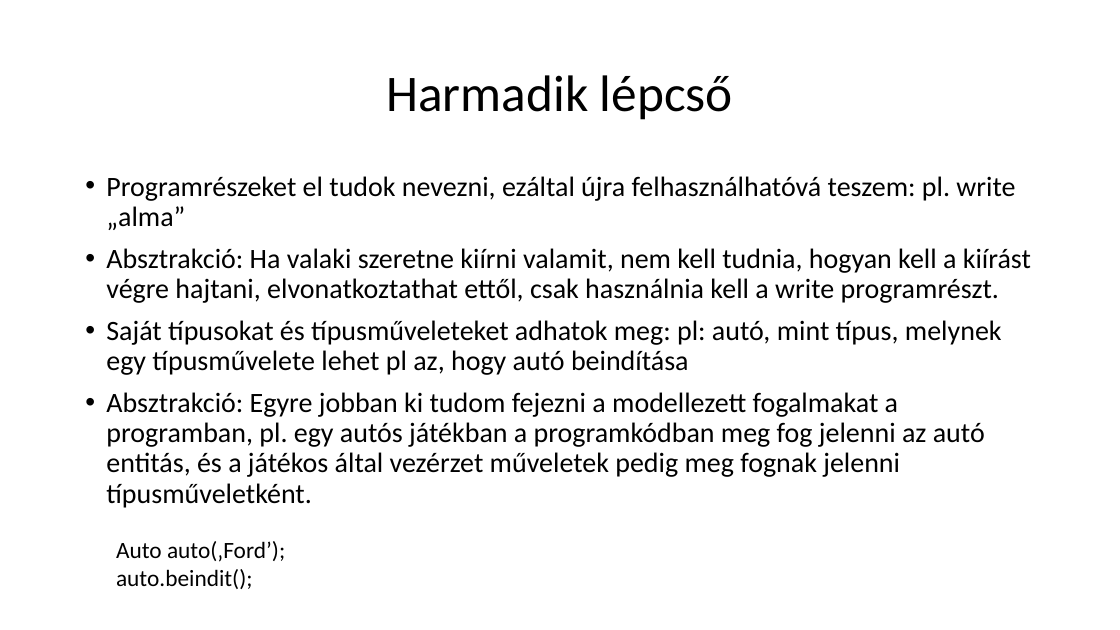
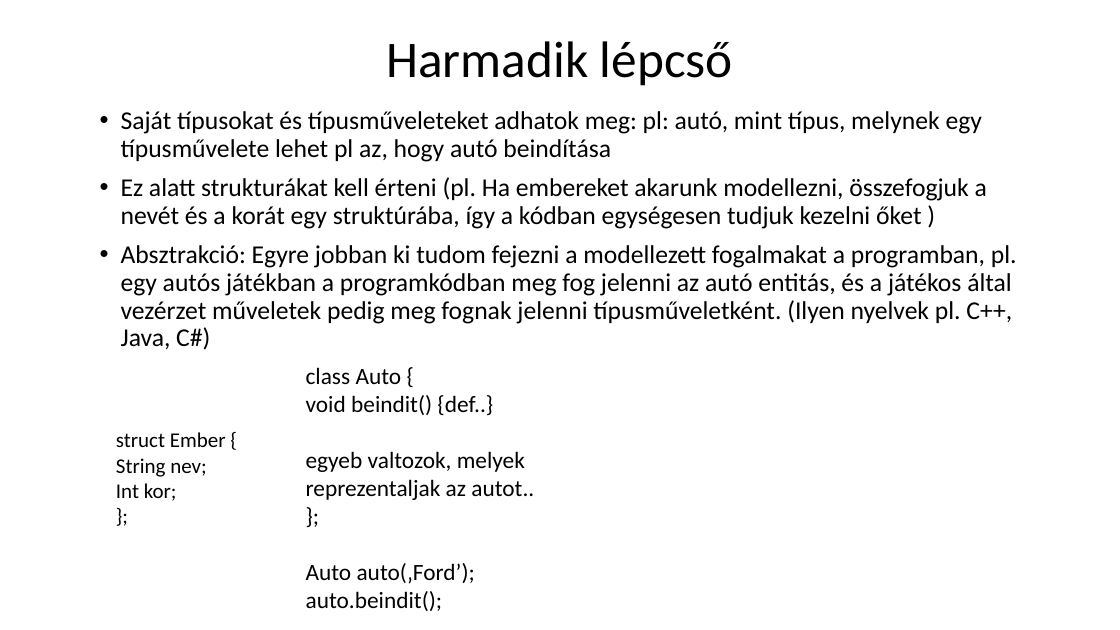
Before and after one commit to nagyandras95/Egyetem, a slide deck: slide 11 of efop/03/Absztakciós szintek a programozásban.pptx (slide 10 before the commit). Drawn at 1120x630 pixels with LibreOffice and Linux fonts; fonts in the diff are those of the drawing. Boxes give left, top, right and bottom in pixels: in the first picture for what was removed or moved away, otherwise in the second. Text is boxed around its words. In the diff, an @@ line names an element or a change of style, - is before the commit and + after.

Commit message:
Complate absztrak ea

```diff
--- a/efop/03/Absztakciós szintek a programozásban.pptx
+++ b/efop/03/Absztakciós szintek a programozásban.pptx
@@ title "Harmadik lépcső": place and size @@
-title "Harmadik lépcső" at box(386, 75, 733, 120)
+title "Harmadik lépcső" at box(386, 41, 733, 86)
@@ text "Saját típusokat és típusműveleteket adhatok ...": place and size @@
-text "Saját típusokat és típusműveleteket adhatok ..." at box(106, 176, 1031, 508)
+text "Saját típusokat és típusműveleteket adhatok ..." at box(121, 111, 1017, 350)
@@ text at box(121, 111, 982, 162): size 24 to 22 pt in "Saját típusokat és típusműveleteket adhatok meg: pl: ..." @@
@@ text at box(106, 176, 1031, 303): paragraphs removed @@
-• Programrészeket el tudok nevezni, ezáltal újra felhasználhatóvá teszem: pl. write „alma”
-• Absztrakció: Ha valaki szeretne kiírni valamit, nem kell tudnia, hogyan kell a kiírást végre hajtani, elvonatkoztathat ettől, csak használnia kell a write programrészt.
@@ text at box(121, 177, 1017, 350): text changed; size 24 to 22 pt @@
-• Absztrakció: Egyre jobban ki tudom fejezni a modellezett fogalmakat a programban, pl. egy autós játékban a programkódban meg fog jelenni az autó entitás, és a játékos által vezérzet műveletek pedig meg fognak jelenni típusműveletként.
+• Ez alatt strukturákat kell érteni (pl. Ha embereket akarunk modellezni, összefogjuk a nevét és a korát egy struktúrába, így a kódban egységesen tudjuk kezelni őket )
+• Absztrakció: Egyre jobban ki tudom fejezni a modellezett fogalmakat a programban, pl. egy autós játékban a programkódban meg fog jelenni az autó entitás, és a játékos által vezérzet műveletek pedig meg fognak jelenni típusműveletként. (Ilyen nyelvek pl. C++, Java, C#)
@@ text "class Auto {": place and size @@
-text "class Auto {" at box(116, 541, 285, 589)
+text "class Auto {" at box(306, 367, 534, 611)
@@ text at box(306, 367, 534, 500): paragraphs added @@
+class Auto {
+void beindit() {def..}
+egyeb valtozok, melyek reprezentaljak az autot..
+};
@@ text added at box(116, 432, 226, 501), 18 pt, text #000000 @@
+struct Ember {
+String nev;
+Int kor;
+};
```
Also in this commit, not shown: 3 other slides changed, 4 slides added, 1 slide removed, 4 other files.
